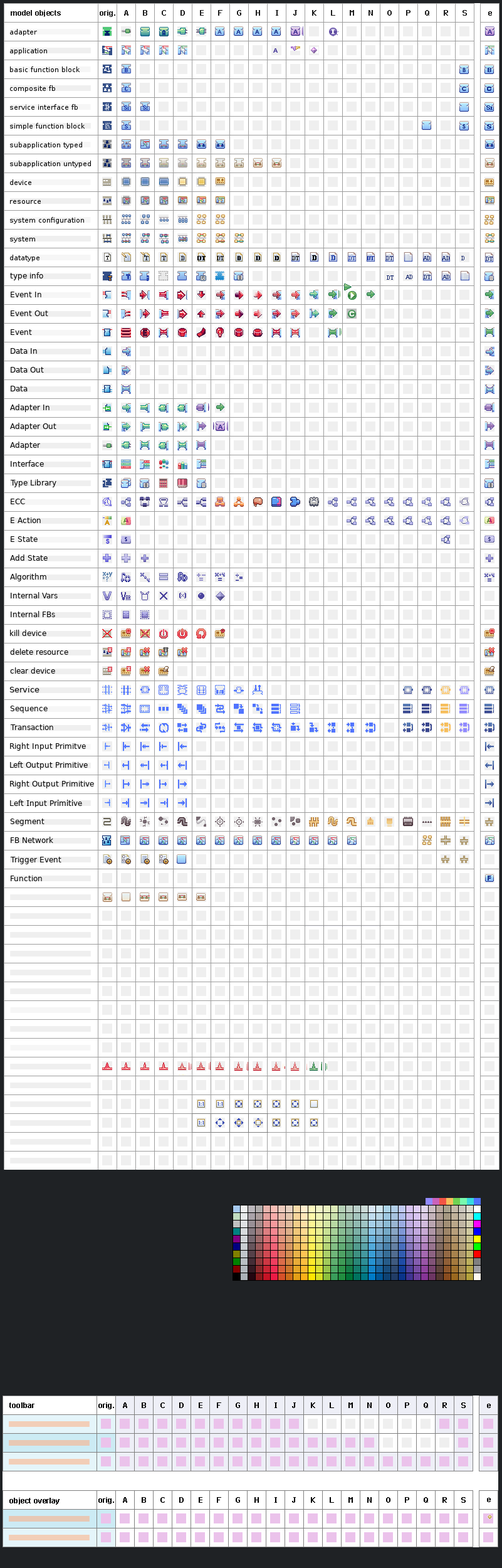
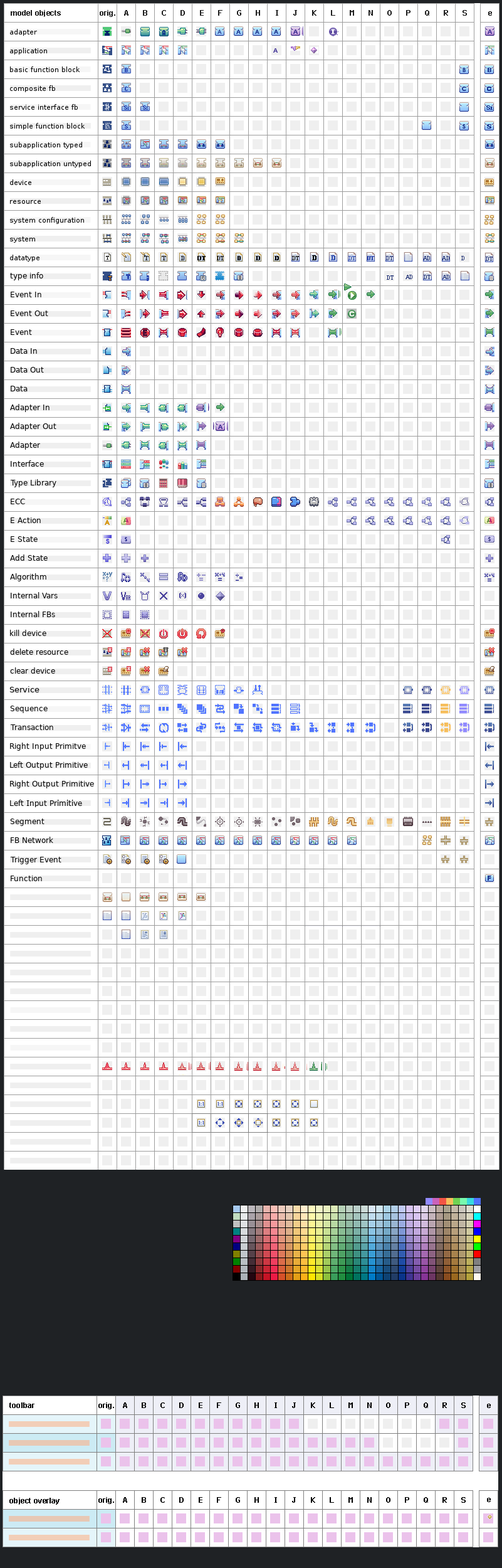
Before/after of a 502x1568 layered artwork. What changed in the layer stack:
painted on "Work" over box(102, 910, 187, 939)
